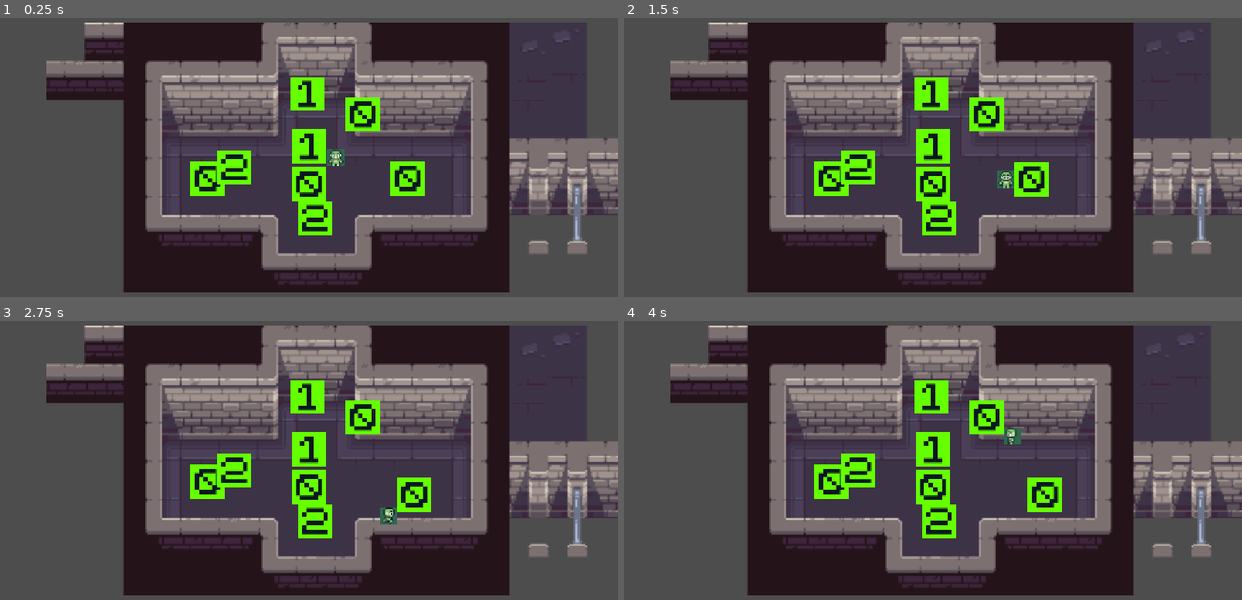
Above: before the commit, frames 1-4 (two rows, left to right).
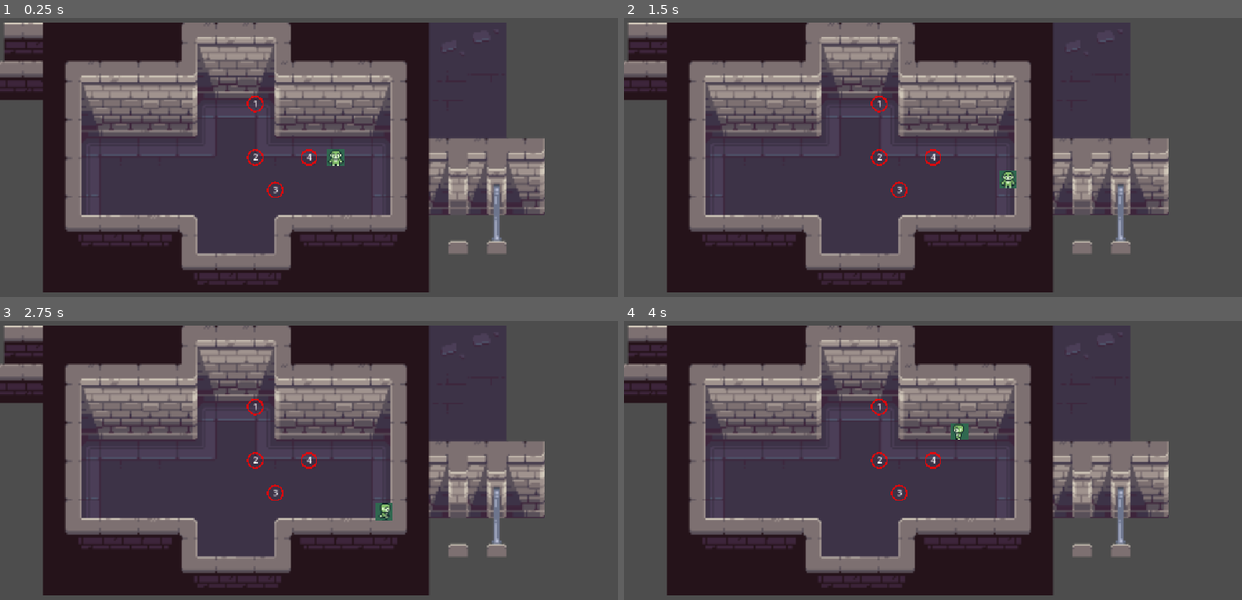
Above: after the commit, the same moments.

Repository: FabricioCrv/fractal-kingdom
Game: Godot game, scene res://Cenas/fase_1.tscn
Same seed, same stepped clock (60 frames per second), same inputs: the game is played once before the commit and once after it. This scene is started directly instead of the project's main scene.
Inputs (mouse positions are in pixels of both pictures, inside the frame that each line leads up to):
- Up to frame 1 (0.25 s): no input
- Up to frame 2 (1.5 s): tap Enter at 0.5 s; move the mouse to (1068, 140) at 0.52 s; hold Right (right) 0.53-1.28 s; click (1068, 140) at 0.67 s; move the mouse to (809, 174) at 1.27 s; hold Down (down) from 1.28 s (still down)
- Up to frame 3 (2.75 s): move the mouse to (370, 385) at 2.02 s; release Down (down) at 2.03 s; hold Right (right) from 2.03 s (still down)
- Up to frame 4 (4 s): move the mouse to (902, 530) at 2.77 s; release Right (right) at 2.78 s; hold Up (up) 2.78-3.53 s; click (902, 530) at 2.92 s; move the mouse to (1118, 513) at 3.52 s; hold Left (left) from 3.53 s (still down)

The runs differ from the first frame. In frame 1, 58% of the frame differs, in the area x 0-100%, y 1-99%; in frame 2, 58%; in frame 3, 58%; in frame 4, 58%.

Commit message:
Atualiza fase 1 com encaixes e blocos

Diff:
--- a/Cenas/fase_1.tscn
+++ b/Cenas/fase_1.tscn
@@ -1,22 +1,20 @@
-[gd_scene format=3 uid="uid://dl5jgn68no6su"]
+[gd_scene format=3 uid="uid://b5lduhuvefju2"]
 
-[ext_resource type="Texture2D" uid="uid://brho6ynbeemwb" path="res://Assets/Levels/Dungeon_24x24.png" id="1_hqyny"]
-[ext_resource type="PackedScene" uid="uid://44m4dehlkxha" path="res://Cenas/player.tscn" id="2_n2en6"]
-[ext_resource type="PackedScene" uid="uid://caunmrvdi7jru" path="res://Cenas/bloco_numero.tscn" id="3_nfyrq"]
-[ext_resource type="Texture2D" uid="uid://be5nwmwcqup38" path="res://Assets/numbers_Sprite_assets/1.png" id="4_vwldl"]
-[ext_resource type="Texture2D" uid="uid://c1f1vdd71wqim" path="res://Assets/numbers_Sprite_assets/2.png" id="5_ahbfq"]
+[ext_resource type="Texture2D" uid="uid://brho6ynbeemwb" path="res://Assets/Levels/Dungeon_24x24.png" id="1_12m1u"]
+[ext_resource type="PackedScene" uid="uid://44m4dehlkxha" path="res://Cenas/player.tscn" id="2_00j4k"]
+[ext_resource type="PackedScene" uid="uid://q25d7l7tdxj8" path="res://Cenas/encaixe_numero.tscn" id="3_nfyrq"]
 
 [sub_resource type="RectangleShape2D" id="RectangleShape2D_nfyrq"]
-size = Vector2(580, 20)
+size = Vector2(212, 20)
 
 [sub_resource type="RectangleShape2D" id="RectangleShape2D_vwldl"]
-size = Vector2(580, 20)
+size = Vector2(214, 20)
 
 [sub_resource type="RectangleShape2D" id="RectangleShape2D_ahbfq"]
-size = Vector2(20, 260)
+size = Vector2(20, 287)
 
 [sub_resource type="RectangleShape2D" id="RectangleShape2D_k6662"]
-size = Vector2(20, 260)
+size = Vector2(26, 291)
 
 [node name="Node2D" type="Node2D" unique_id=1849687915]
 
@@ -26,10 +24,11 @@
 text = "Fase 1"
 
 [node name="Sprite2D" type="Sprite2D" parent="." unique_id=1076131561]
+position = Vector2(-150, 0)
 scale = Vector2(3, 3)
-texture = ExtResource("1_hqyny")
+texture = ExtResource("1_12m1u")
 
-[node name="Player" parent="." unique_id=1135241088 instance=ExtResource("2_n2en6")]
+[node name="Player" parent="." unique_id=1135241088 instance=ExtResource("2_00j4k")]
 
 [node name="Camera2D" type="Camera2D" parent="Player" unique_id=1636866002]
 limit_left = -335
@@ -37,39 +36,12 @@
 limit_right = 235
 limit_bottom = 200
 
-[node name="BlocoNumero" parent="." unique_id=465301378 instance=ExtResource("3_nfyrq")]
-position = Vector2(-50, 50)
-
-[node name="1" type="Sprite2D" parent="BlocoNumero" unique_id=2126475647]
-position = Vector2(-4, -169)
-texture = ExtResource("4_vwldl")
-
-[node name="BlocoNumero2" parent="." unique_id=1648771463 instance=ExtResource("3_nfyrq")]
-position = Vector2(50, -80)
-
-[node name="BlocoNumero3" parent="." unique_id=622941529 instance=ExtResource("3_nfyrq")]
-position = Vector2(134, 39)
-
-[node name="2" type="Sprite2D" parent="." unique_id=1565548211]
-position = Vector2(-39, 113)
-texture = ExtResource("5_ahbfq")
-
-[node name="1" type="Sprite2D" parent="." unique_id=297103606]
-position = Vector2(-50, -20)
-texture = ExtResource("4_vwldl")
-
-[node name="BlocoNumero4" parent="." unique_id=326205820 instance=ExtResource("3_nfyrq")]
-position = Vector2(-239, 39)
-
-[node name="2" type="Sprite2D" parent="BlocoNumero4" unique_id=184894091]
-position = Vector2(50, -20)
-texture = ExtResource("5_ahbfq")
-
 [node name="WallTop" type="StaticBody2D" parent="." unique_id=458968076]
 position = Vector2(0, -108)
 collision_layer = 4
 
 [node name="CollisionShape2D" type="CollisionShape2D" parent="WallTop" unique_id=1104427649]
+position = Vector2(5, -61)
 shape = SubResource("RectangleShape2D_nfyrq")
 
 [node name="WallBottom" type="StaticBody2D" parent="." unique_id=1400532582]
@@ -77,6 +49,7 @@
 collision_layer = 4
 
 [node name="CollisionShape2D" type="CollisionShape2D" parent="WallBottom" unique_id=1769328852]
+position = Vector2(12, -8)
 shape = SubResource("RectangleShape2D_vwldl")
 
 [node name="WallLeft" type="StaticBody2D" parent="." unique_id=469214723]
@@ -84,6 +57,7 @@
 collision_layer = 4
 
 [node name="CollisionShape2D" type="CollisionShape2D" parent="WallLeft" unique_id=404386744]
+position = Vector2(-153, -25)
 shape = SubResource("RectangleShape2D_ahbfq")
 
 [node name="WallRight" type="StaticBody2D" parent="." unique_id=1669255195]
@@ -91,9 +65,23 @@
 collision_layer = 4
 
 [node name="CollisionShape2D" type="CollisionShape2D" parent="WallRight" unique_id=656066451]
+position = Vector2(-116, -35.5)
 shape = SubResource("RectangleShape2D_k6662")
 
-[editable path="BlocoNumero"]
-[editable path="BlocoNumero2"]
-[editable path="BlocoNumero3"]
-[editable path="BlocoNumero4"]
+[node name="Sprite2D2" type="Sprite2D" parent="." unique_id=1629815470]
+
+[node name="Encaixe1" parent="." unique_id=998002221 instance=ExtResource("3_nfyrq")]
+position = Vector2(-150, -100)
+numero_esperado = 1
+
+[node name="Encaixe2" parent="." unique_id=1462017201 instance=ExtResource("3_nfyrq")]
+position = Vector2(-150, 0)
+numero_esperado = 2
+
+[node name="Encaixe3" parent="." unique_id=1430799517 instance=ExtResource("3_nfyrq")]
+position = Vector2(-113, 61)
+numero_esperado = 3
+
+[node name="Encaixe4" parent="." unique_id=1804595471 instance=ExtResource("3_nfyrq")]
+position = Vector2(-50, 0)
+numero_esperado = 4
